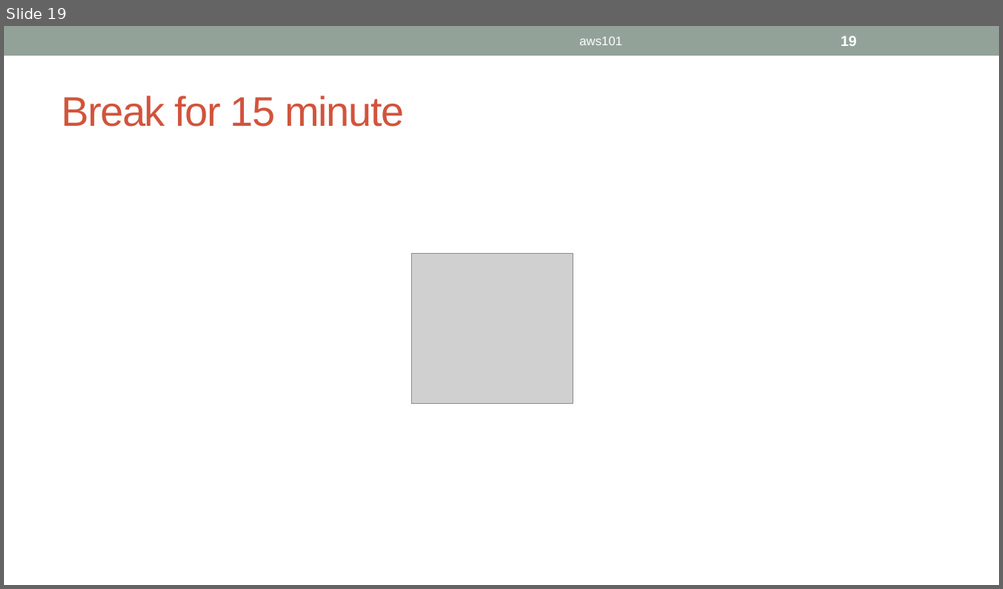
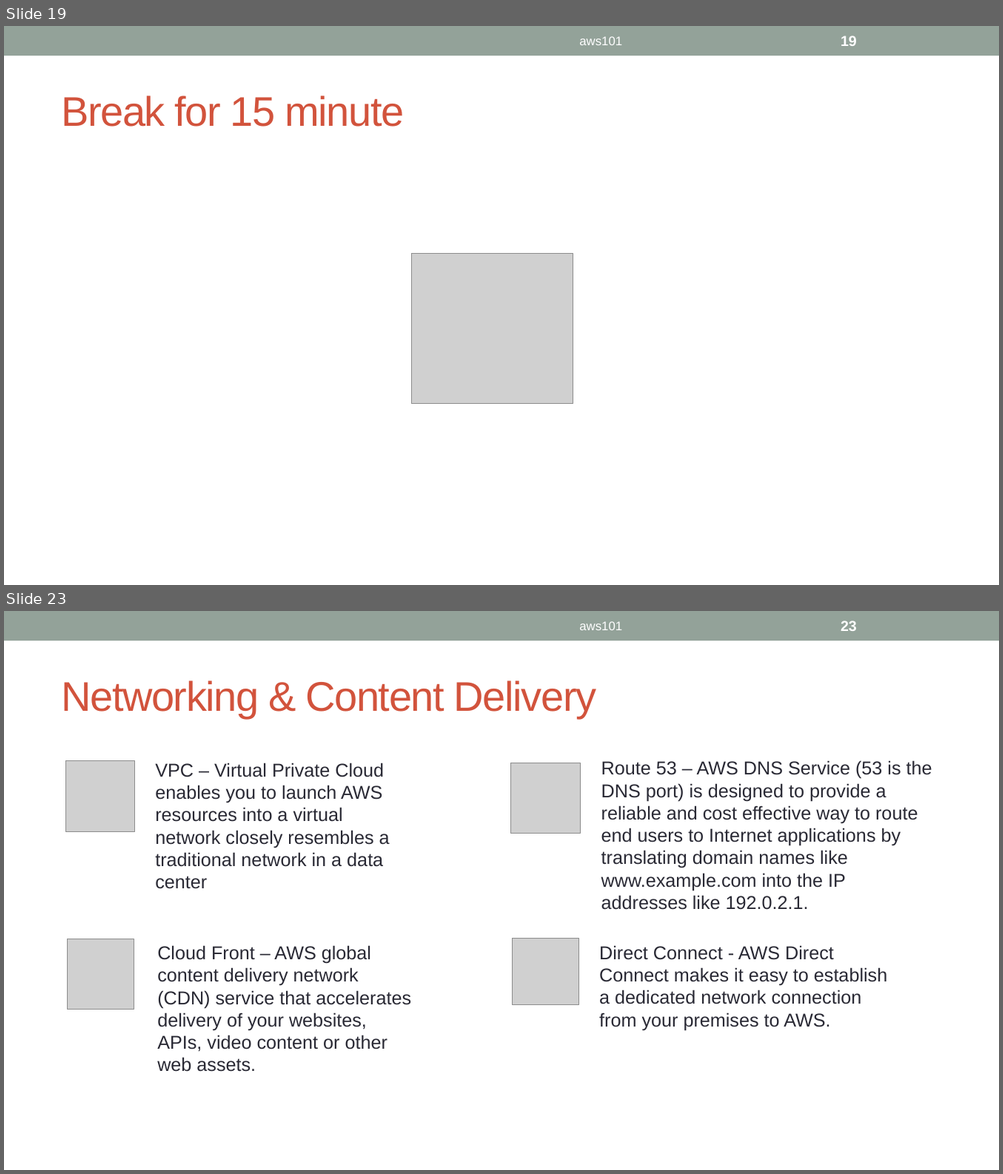
Before and after one commit to ignis01/aws101, a slide deck: aws101.pptx. Shown one above the other, each under a label of ours: slide 19 before the commit, slides 19 and 23 after it; the slides between them are not shown. The pictures are 1003x589 and 1003x1174 pixels, drawn with LibreOffice and Linux fonts; fonts in the diff are those of the drawing; grey boxes stand for pictures. Boxes give left, top, right and bottom in pixels: in the first picture for what was removed or moved away, otherwise in the second. Text is boxed around its words. In the diff, an @@ line names an element or a change of style, - is before the commit and + after.

```diff
--- a/aws101.pptx
+++ b/aws101.pptx
@@ slide 23 added at [4,611,999,1170], background #FFFFFF; not listed: 1 template element that a slide beside it also shows @@
@@ text added at [579,621,622,630], 12 pt, text #FFFFFF @@
+aws101
@@ page number added at [840,621,856,631], 14 pt, text #FFFFFF, bold @@
+23
@@ title added at [61,681,596,718], 40 pt, text #D2533C @@
+Networking & Content Delivery
@@ picture added at [66,761,134,832] @@
@@ text added at [155,763,390,889], 18 pt, text #292934 @@
+VPC – Virtual Private Cloud enables you to launch AWS resources into a virtual network closely resembles a traditional network in a data center
@@ picture added at [511,763,580,833] @@
@@ text added at [601,760,932,910], 18 pt, text #292934 @@
+Route 53 – AWS DNS Service (53 is the DNS port) is designed to provide a reliable and cost effective way to route end users to Internet applications by translating domain names like www.example.com into the IP addresses like 192.0.2.1.
@@ picture added at [68,940,134,1008] @@
@@ picture added at [512,939,578,1005] @@
@@ text added at [157,945,411,1072], 18 pt, text #292934 @@
+Cloud Front – AWS global content delivery network (CDN) service that accelerates delivery of your websites, APIs, video content or other web assets.
@@ text added at [599,945,887,1031], 18 pt, text #292934 @@
+Direct Connect - AWS Direct Connect makes it easy to establish a dedicated network connection from your premises to AWS.
```
Also in this commit, not shown: 1 slide changed, 3 other slides added.
